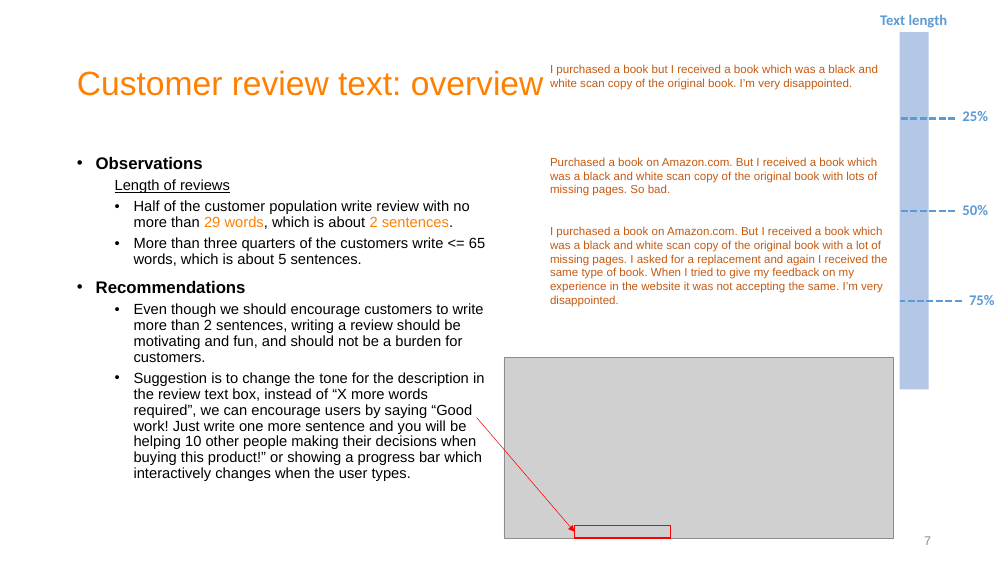
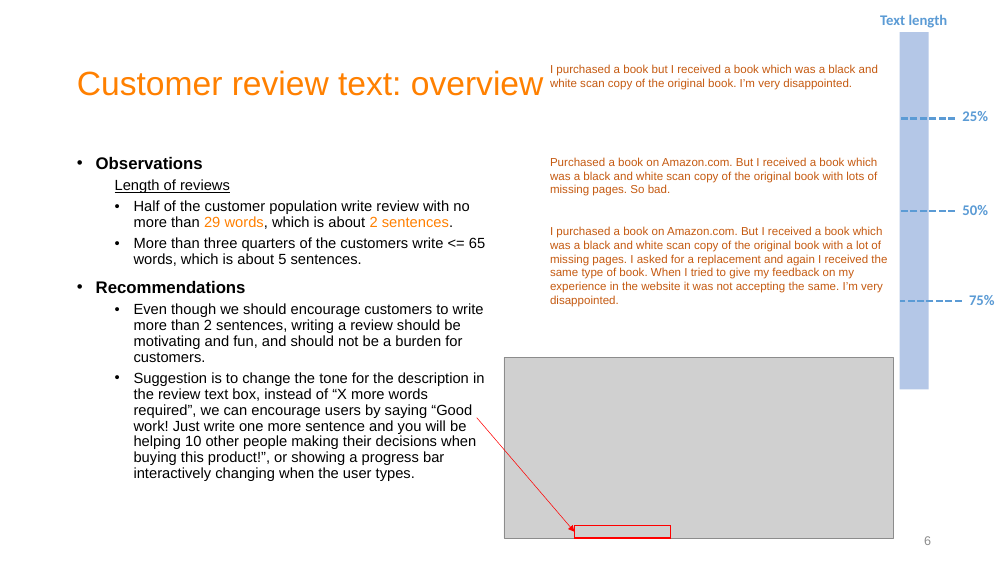
Before and after one commit to joyceXD/product-review, a slide deck: slide 6 of presentation/Product review analysis.pptx (slide 7 before the commit). Drawn at 1008x567 pixels with LibreOffice and Linux fonts; fonts in the diff are those of the drawing; grey boxes stand for pictures. Boxes give left, top, right and bottom in pixels: in the first picture for what was removed or moved away, otherwise in the second. Text is boxed around its words. In the diff, an @@ line names an element or a change of style, - is before the commit and + after.

```diff
--- a/presentation/Product review analysis.pptx
+++ b/presentation/Product review analysis.pptx
@@ text at [134, 372, 484, 481]: text changed @@
-  • Suggestion is to change the tone for the description in the review text box, instead of “X more words required”, we can encourage users by saying “Good work! Just write one more sentence and you will be helping 10 other people making their decisions when buying this product!” or showing a progress bar which interactively changes when the user types.
+  • Suggestion is to change the tone for the description in the review text box, instead of “X more words required”, we can encourage users by saying “Good work! Just write one more sentence and you will be helping 10 other people making their decisions when buying this product!”, or showing a progress bar interactively changing when the user types.
@@ page number at [924, 536, 931, 545]: text changed @@
-7
+6
```
Also in this commit, not shown: 2 other slides changed, 1 slide added, 13 other files.
